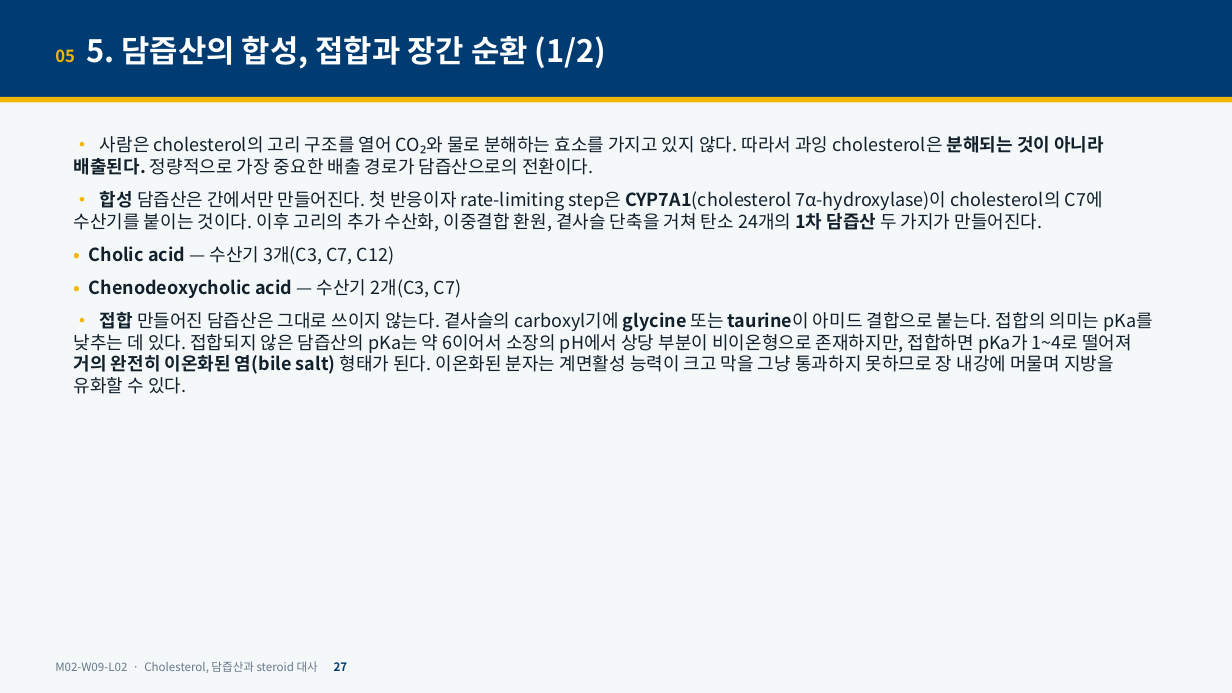
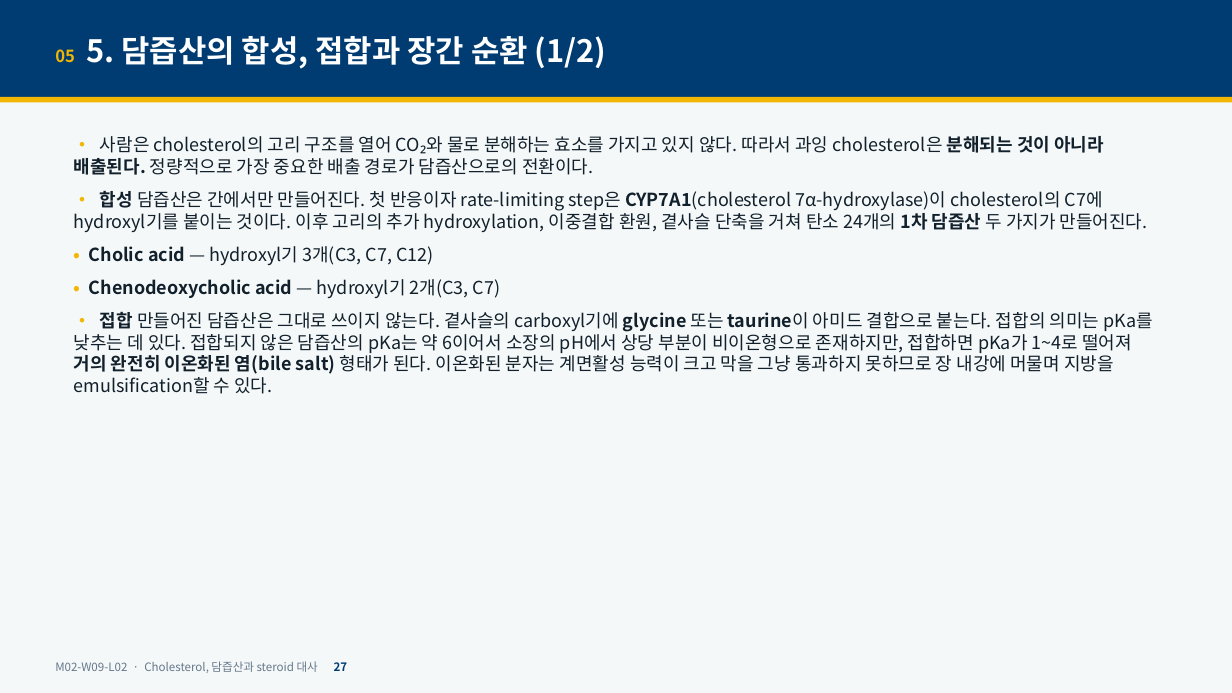
Before and after one commit to hoperiasd2/hoperiasd2.github.io, a slide deck: slide 27 of curriculum/M02/W09/L02/slides.pptx. Drawn at 1232x693 pixels with LibreOffice and Linux fonts; fonts in the diff are those of the drawing. Boxes give left, top, right and bottom in pixels: in the first picture for what was removed or moved away, otherwise in the second. Text is boxed around its words. In the diff, an @@ line names an element or a change of style, - is before the commit and + after.

```diff
--- a/curriculum/M02/W09/L02/slides.pptx
+++ b/curriculum/M02/W09/L02/slides.pptx
@@ text at bbox=[74, 191, 1152, 394]: text changed @@
-• 합성 담즙산은 간에서만 만들어진다. 첫 반응이자 rate-limiting step은 CYP7A1(cholesterol 7α-hydroxylase)이 cholesterol의 C7에 수산기를 붙이는 것이다. 이후 고리의 추가 수산화, 이중결합 환원, 곁사슬 단축을 거쳐 탄소 24개의 1차 담즙산 두 가지가 만들어진다.
-• Cholic acid — 수산기 3개(C3, C7, C12)
-• Chenodeoxycholic acid — 수산기 2개(C3, C7)
-• 접합 만들어진 담즙산은 그대로 쓰이지 않는다. 곁사슬의 carboxyl기에 glycine 또는 taurine이 아미드 결합으로 붙는다. 접합의 의미는 pKa를 낮추는 데 있다. 접합되지 않은 담즙산의 pKa는 약 6이어서 소장의 pH에서 상당 부분이 비이온형으로 존재하지만, 접합하면 pKa가 1~4로 떨어져 거의 완전히 이온화된 염(bile salt) 형태가 된다. 이온화된 분자는 계면활성 능력이 크고 막을 그냥 통과하지 못하므로 장 내강에 머물며 지방을 유화할 수 있다.
+• 합성 담즙산은 간에서만 만들어진다. 첫 반응이자 rate-limiting step은 CYP7A1(cholesterol 7α-hydroxylase)이 cholesterol의 C7에 hydroxyl기를 붙이는 것이다. 이후 고리의 추가 hydroxylation, 이중결합 환원, 곁사슬 단축을 거쳐 탄소 24개의 1차 담즙산 두 가지가 만들어진다.
+• Cholic acid — hydroxyl기 3개(C3, C7, C12)
+• Chenodeoxycholic acid — hydroxyl기 2개(C3, C7)
+• 접합 만들어진 담즙산은 그대로 쓰이지 않는다. 곁사슬의 carboxyl기에 glycine 또는 taurine이 아미드 결합으로 붙는다. 접합의 의미는 pKa를 낮추는 데 있다. 접합되지 않은 담즙산의 pKa는 약 6이어서 소장의 pH에서 상당 부분이 비이온형으로 존재하지만, 접합하면 pKa가 1~4로 떨어져 거의 완전히 이온화된 염(bile salt) 형태가 된다. 이온화된 분자는 계면활성 능력이 크고 막을 그냥 통과하지 못하므로 장 내강에 머물며 지방을 emulsification할 수 있다.
```
Also in this commit, not shown: 13 other slides changed, 3 other files.
